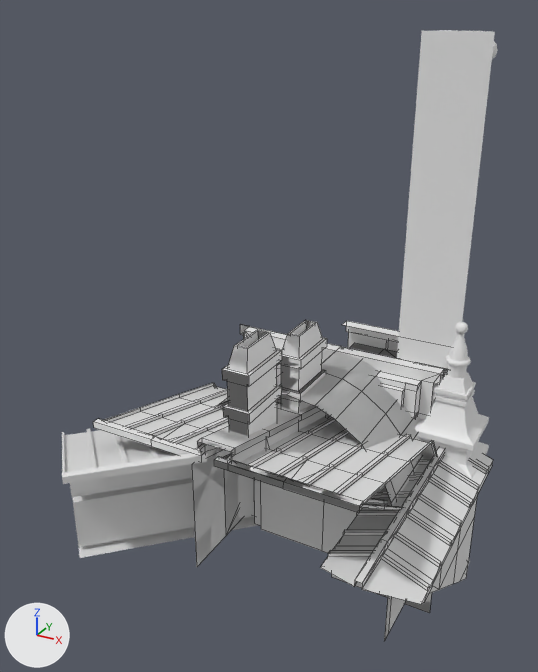
One commit to the FBX model Assets/Content/3Dmodels/Buildings/Urban/RevenueHouse/3Dmodel_Building_Urban_RevenueHouse.fbx: the scene before it, then after it.
The view is the same before and after, from a camera (50 mm lens) standing at (2.52, -10.76, 9.28) and looking at (-2.68, -1.31, 4.55). The axes (+X, +Y, +Z) are drawn at lower left. The lights are the same throughout. The first picture is the older version. Mesh edges are drawn as thin lines on the coarser meshes. Where no turn or scale is listed for an object, it has been applied to the vertices.

Script lines for the objects in view, before the commit:
```python
me_building_urban_revenuehouse_archmain = bpy.data.meshes.new('Building_Urban_RevenueHouse_ArchMain')
me_building_urban_revenuehouse_archmain.from_pydata(...)  # 108 vertices, 88 faces; spans x -4.0..0.0, y -1.0..0.3, z 0.0..4.0
me_building_urban_revenuehouse_decorativegroundfloorcolumn = bpy.data.meshes.new('Building_Urban_RevenueHouse_DecorativeGroundFloorColumn')
me_building_urban_revenuehouse_decorativegroundfloorcolumn.from_pydata(...)  # 70 vertices, 57 faces; spans x -2.0..0.0, y 0.0..0.4, z 0.0..4.4
me_building_urban_revenuehouse_roofsectionangled = bpy.data.meshes.new('Building_Urban_RevenueHouse_RoofSectionAngled')
me_building_urban_revenuehouse_roofsectionangled.from_pydata(...)  # 248 vertices, 214 faces; spans x -2.0..0.0, y -4.0..0.5, z 0.0..4.0
ob_building_urban_revenuehouse_archmain = bpy.data.objects.new('Building_Urban_RevenueHouse_ArchMain', me_building_urban_revenuehouse_archmain)
ob_building_urban_revenuehouse_archmain.location = (0.0, 0.0, 0.0)
ob_building_urban_revenuehouse_decorativegroundfloorcolumn = bpy.data.objects.new('Building_Urban_RevenueHouse_DecorativeGroundFloorColumn', me_building_urban_revenuehouse_decorativegroundfloorcolumn)
ob_building_urban_revenuehouse_decorativegroundfloorcolumn.location = (0.0, 0.0, 0.0)
ob_building_urban_revenuehouse_roofsectionangled = bpy.data.objects.new('Building_Urban_RevenueHouse_RoofSectionAngled', me_building_urban_revenuehouse_roofsectionangled)
ob_building_urban_revenuehouse_roofsectionangled.location = (0.0, 0.0, 0.0)
# also in view: 'Building_Urban_RevenueHouse_RoofSectionChange' at (-2.0, -1.75, 2.65); 'Building_Urban_RevenueHouse_RoofSectionCorner' at (-3.09, -2.36, 2.65); 'Building_Urban_RevenueHouse_DoorMain' at (-2.0, -0.1, 2.0); 'Building_Urban_RevenueHouse_ArchInsideDoor' at (-2.0, -1.0, 2.0); 'Building_Urban_RevenueHouse_RoofTower' at (0.0, 0.0, 2.42)
```
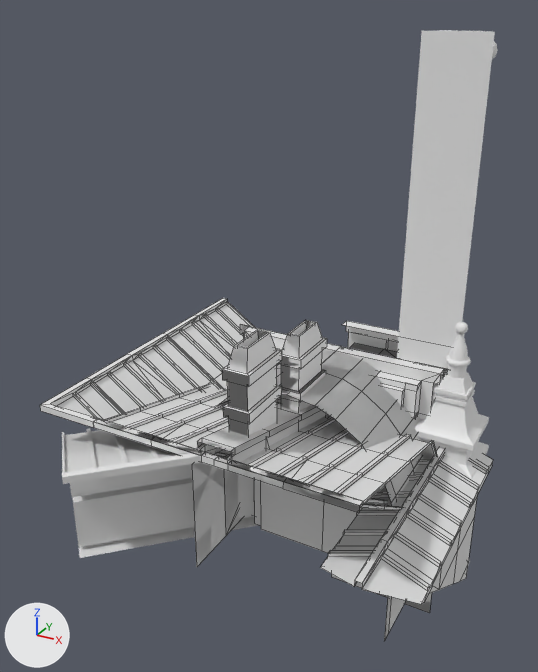
Location of each change, (x1, y1, x2, y2) in pixels of the pictures (538 x 672 px):
'Building_Urban_RevenueHouse_RoofSectionCornerInner', added: after (40, 298, 363, 511)

The edits, one by one:
Mesh me_building_urban_revenuehouse_roofsectioncornerinner is new.
It has 493 vertices, 500 faces and spans x -5.0..0.0, y -4.0..1.0, z 0.0..4.0.
Object 'Building_Urban_RevenueHouse_RoofSectionCornerInner' (ob_building_urban_revenuehouse_roofsectioncornerinner) is new; it shows me_building_urban_revenuehouse_roofsectioncornerinner.
Its location is (0.0, 0.0, 0.0).
